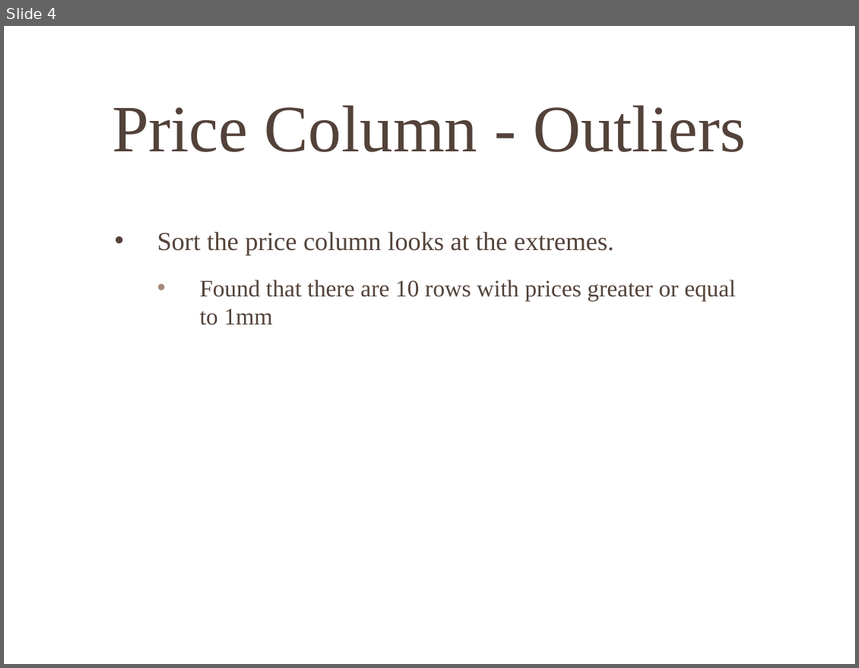
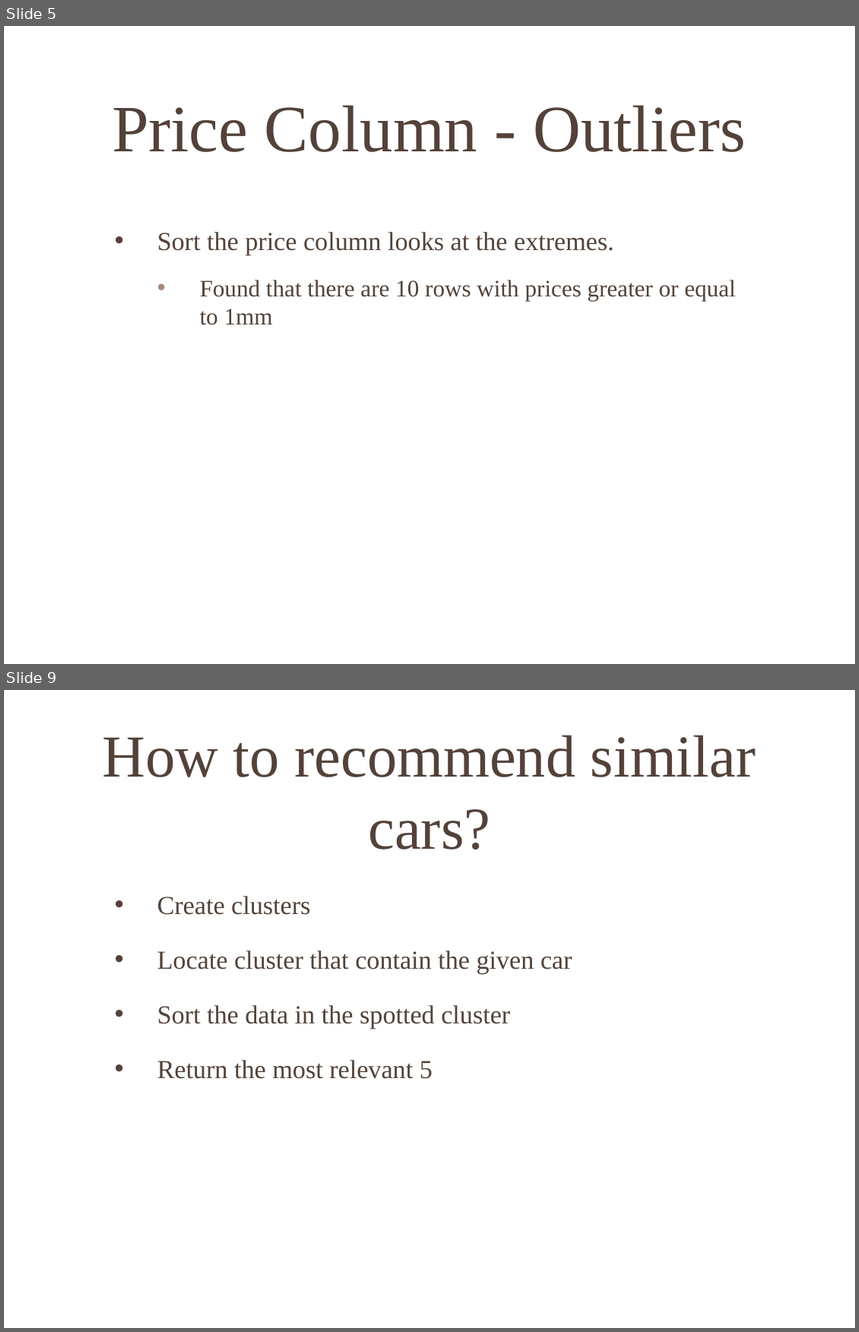
Before and after one commit to veravira/demo, a slide deck: Recommendation Engine - sample.pptx. Shown one above the other, each under a label of ours: slide 4 before the commit, slides 5 and 9 after it; the slides between them are not shown. The pictures are 859x668 and 859x1332 pixels, drawn with LibreOffice and Linux fonts; fonts in the diff are those of the drawing; background and template pictures are left out. Boxes give left, top, right and bottom in pixels: in the first picture for what was removed or moved away, otherwise in the second. Text is boxed around its words. In the diff, an @@ line names an element or a change of style, - is before the commit and + after.

```diff
--- a/Recommendation Engine - sample.pptx
+++ b/Recommendation Engine - sample.pptx
@@ slide 9 added at [4, 690, 855, 1328], background picture (left out) @@
@@ title added at [103, 735, 756, 850], 50.4 pt, text #534239 @@
+How to recommend similar cars?
@@ text added at [158, 896, 572, 1079], 22 pt, text #534239 @@
+• Create clusters
+• Locate cluster that contain the given car
+• Sort the data in the spotted cluster
+• Return the most relevant 5
@@ what was slide 4 is now slide 5 @@
```
Also in this commit, not shown: 3 slides changed, 5 other slides added.
